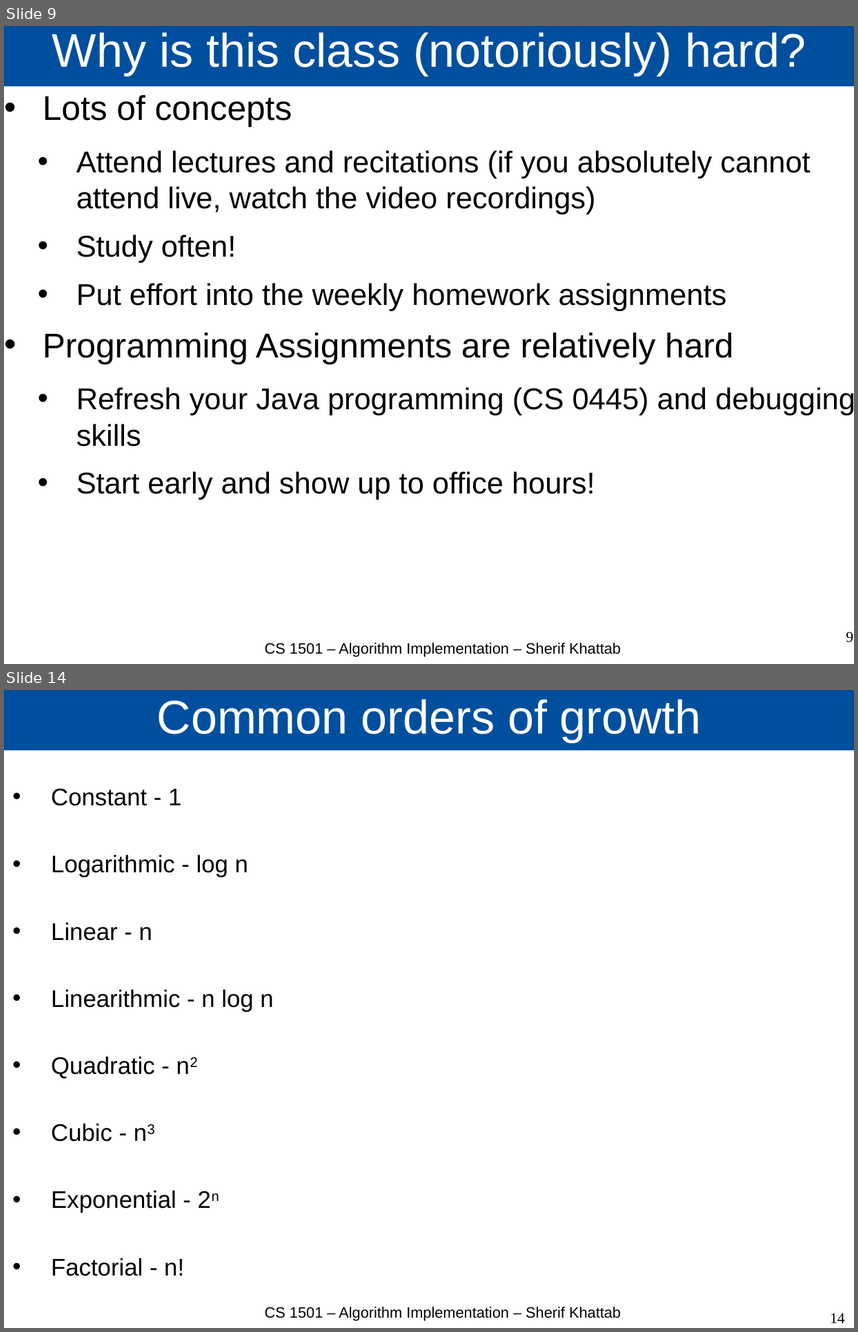
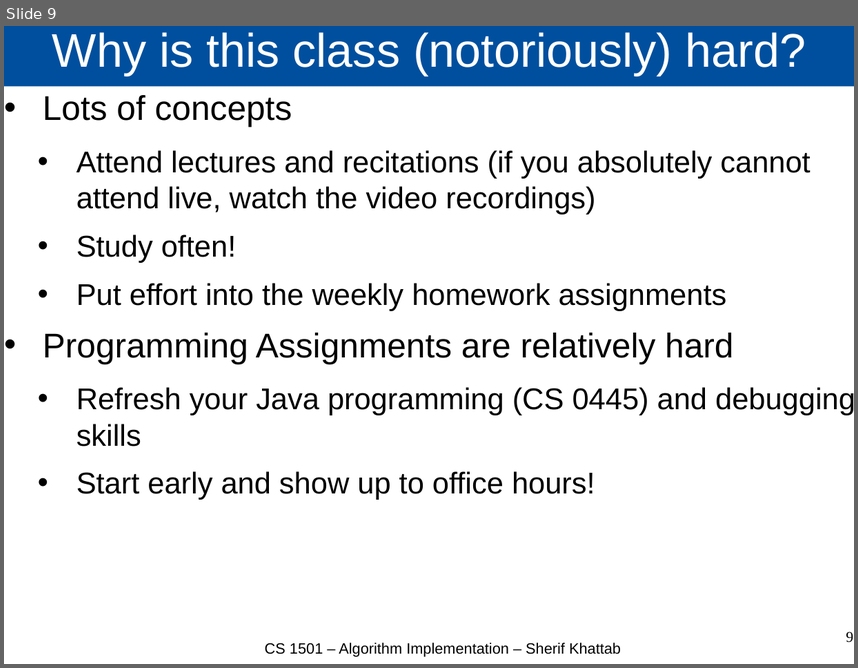
Before and after one commit to cs1501-2224/handouts, a slide deck: DraftSlides/Lecture0.pptx. Shown one above the other, each under a label of ours: slides 9 and 14 before the commit, slide 9 after it; the slides between them are not shown. The pictures are 858x1332 and 858x668 pixels, drawn with LibreOffice and Linux fonts; fonts in the diff are those of the drawing. Boxes give left, top, right and bottom in pixels: in the first picture for what was removed or moved away, otherwise in the second. Text is boxed around its words. In the diff, an @@ line names an element or a change of style, - is before the commit and + after.

```diff
--- a/DraftSlides/Lecture0.pptx
+++ b/DraftSlides/Lecture0.pptx
@@ slide 14 removed at (4, 690, 854, 1328), background #FFFFFF @@
@@ title removed at (4, 690, 854, 751) @@
-Common orders of growth
@@ text removed at (51, 788, 273, 1276) @@
-• Constant - 1
-• Logarithmic - log n
-• Linear - n
-• Linearithmic - n log n
-• Quadratic - n2
-• Cubic - n3
-• Exponential - 2n
-• Factorial - n!
@@ text removed at (265, 1306, 621, 1321) @@
-CS 1501 – Algorithm Implementation – Sherif Khattab
@@ page number removed at (830, 1312, 845, 1323) @@
-14
```
Also in this commit, not shown: 5 slides changed, 6 other slides removed, 4 other files.
